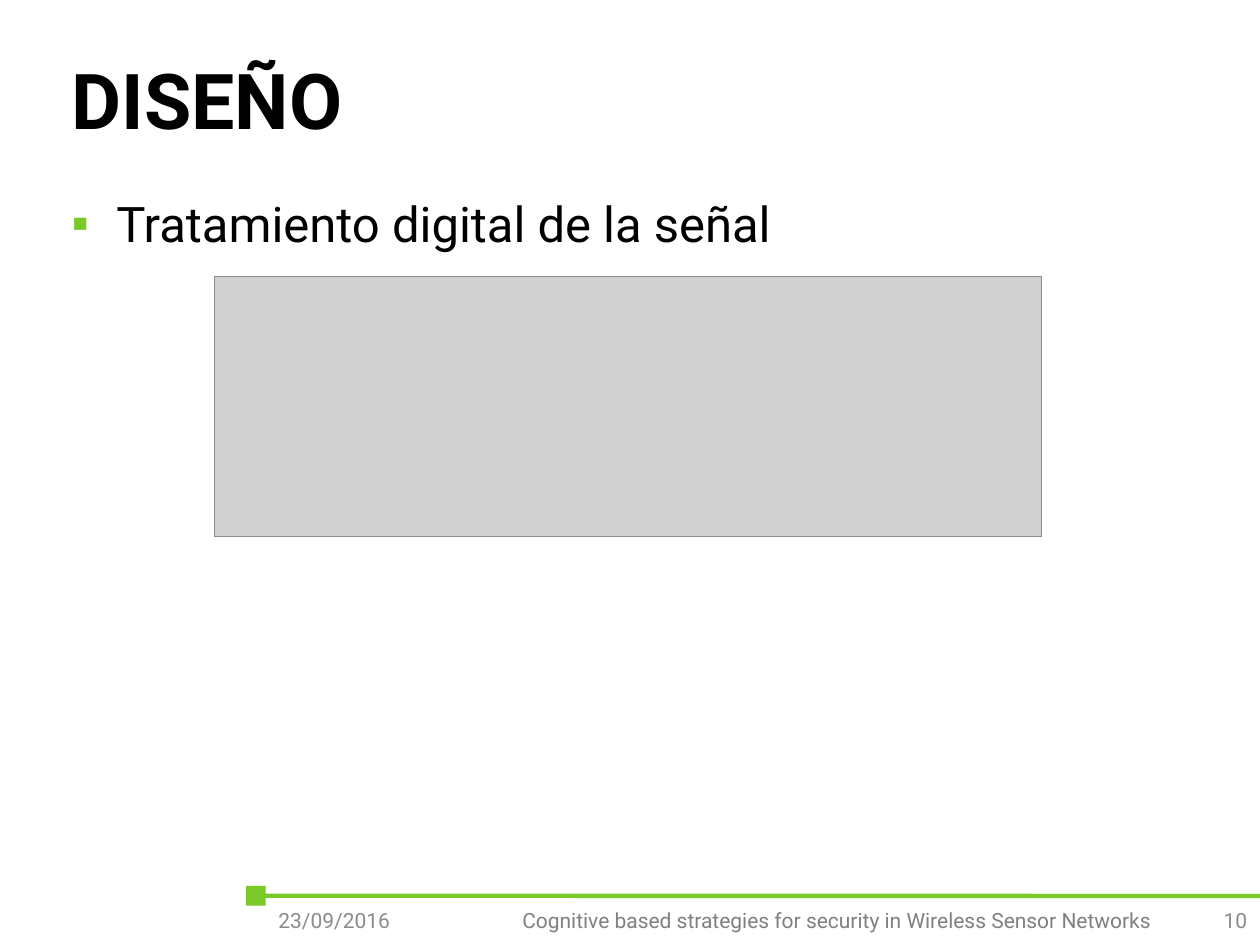
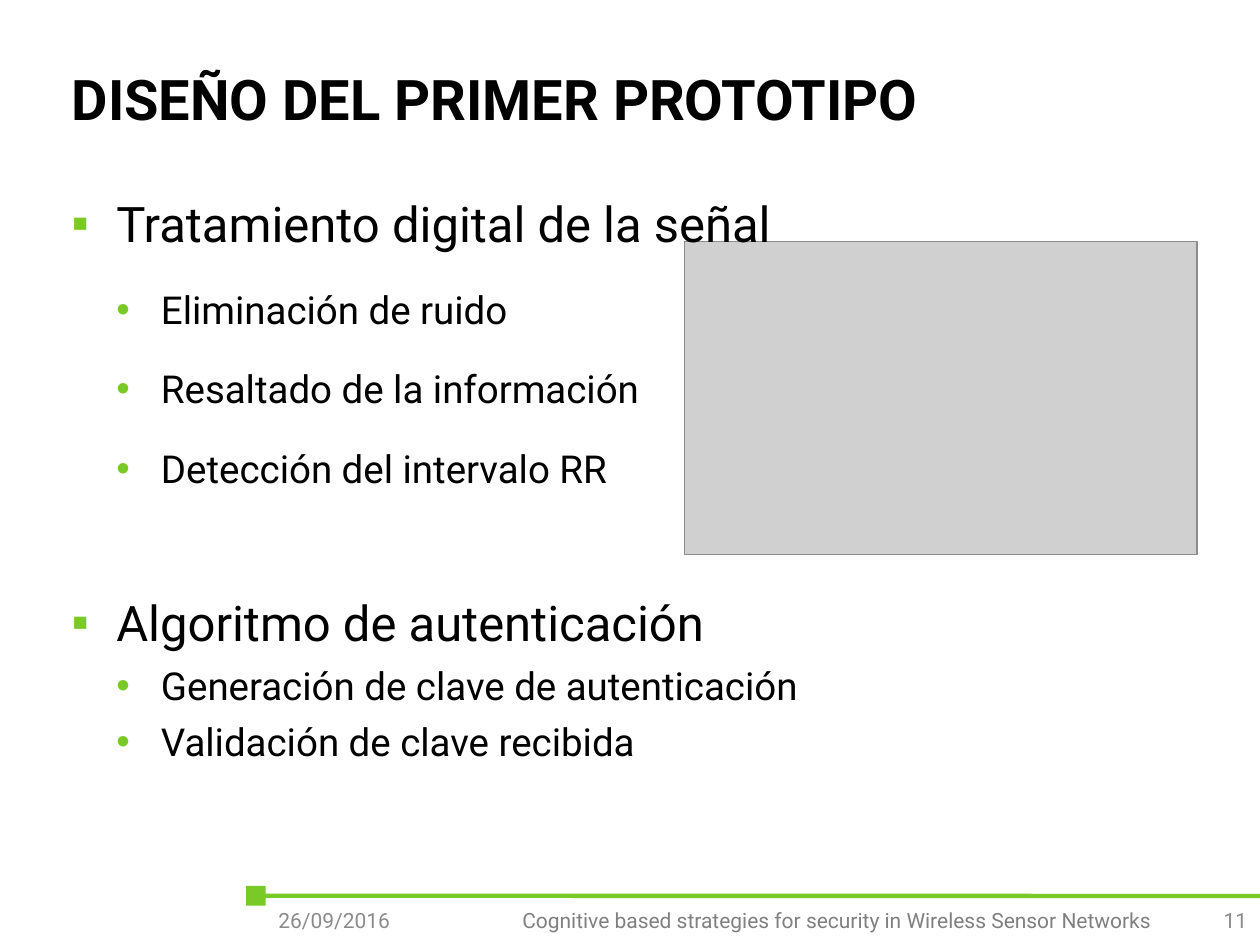
Before and after one commit to outsidersdelaelectronica/tiic-2015, a slide deck: slide 11 of doc/Tomas/presentacion/Diseño e implementación de un servicio de acceso inalámbrico a dispositivos médicos mediante Heart-to-Heart.pptx (slide 10 before the commit). Drawn at 1260x945 pixels with LibreOffice and Linux fonts; fonts in the diff are those of the drawing; grey boxes stand for pictures; background and template pictures are left out. Boxes give left, top, right and bottom in pixels: in the first picture for what was removed or moved away, otherwise in the second. Text is boxed around its words. In the diff, an @@ line names an element or a change of style, - is before the commit and + after.

```diff
--- a/doc/Tomas/presentacion/Diseño e implementación de un servicio de acceso inalámbrico a dispositivos médicos mediante Heart-to-Heart.pptx
+++ b/doc/Tomas/presentacion/Diseño e implementación de un servicio de acceso inalámbrico a dispositivos médicos mediante Heart-to-Heart.pptx
@@ title at (x1=72, y1=69, x2=917, y2=121): text changed; size 44 to 32 pt @@
-DISEÑO
+DISEÑO DEL PRIMER PROTOTIPO
@@ picture added at (x1=684, y1=242, x2=1197, y2=554) @@
@@ text at (x1=116, y1=295, x2=798, y2=757): paragraphs added @@
+  • Eliminación de ruido
+  • Resaltado de la información
+  • Detección del intervalo RR
+▪ Algoritmo de autenticación
+  • Generación de clave de autenticación
+  • Validación de clave recibida
@@ picture removed at (x1=214, y1=276, x2=1041, y2=537) @@
@@ text at (x1=278, y1=913, x2=390, y2=929): text changed @@
-23/09/2016
+26/09/2016
@@ page number at (x1=1224, y1=913, x2=1248, y2=928): text changed @@
-10
+11
```
Also in this commit, not shown: 15 other slides changed, 9 slides added, 2 other files.
